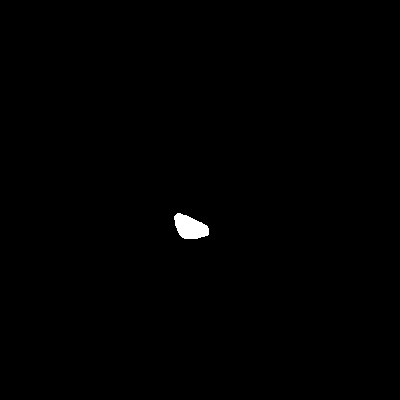
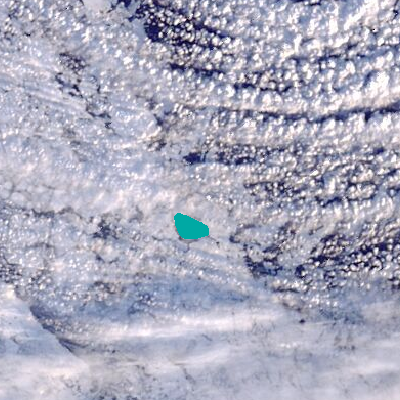
Before/after of a 400 x 400 layered artwork. What changed in the layer stack:
hid "ice floes" (1st of 2) over [left=0, top=0, right=400, bottom=400]
